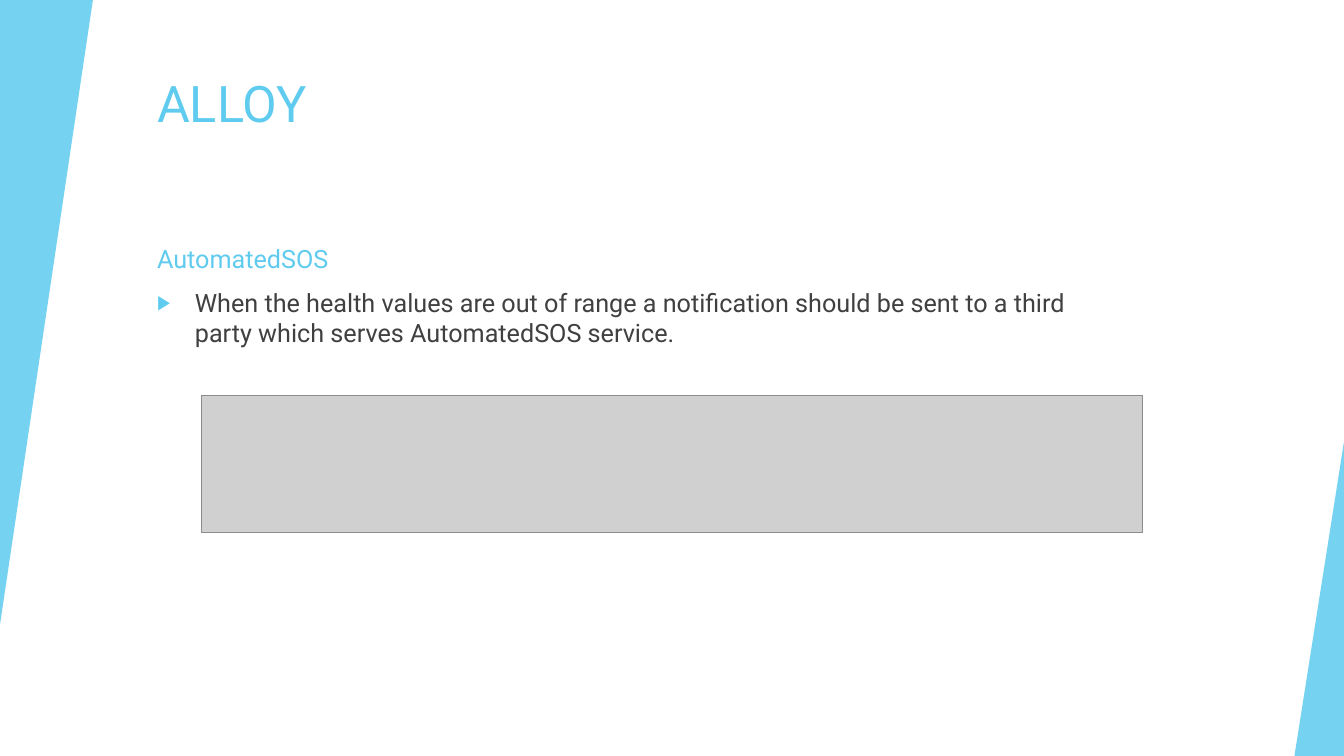
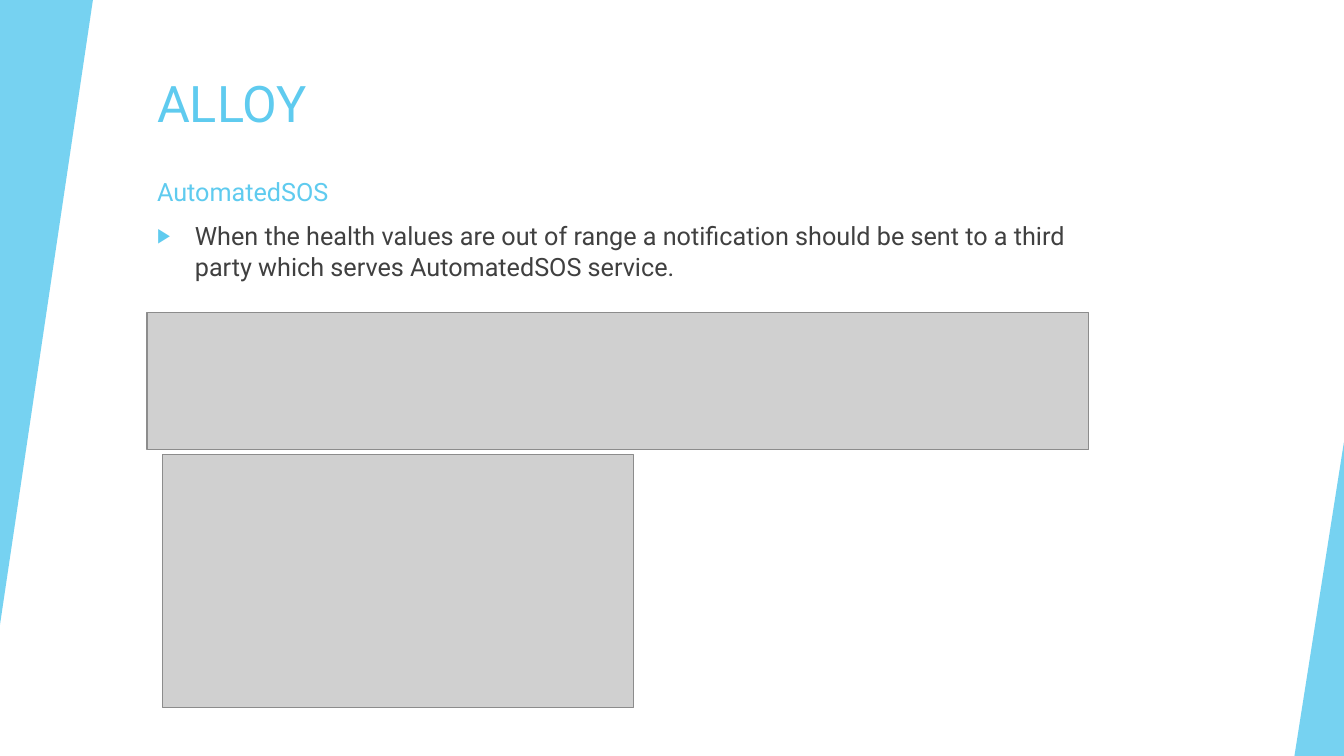
Before and after one commit to talipturkmen/GunayTastiTurkmen, a slide deck: slide 12 of Design-Process/software_v2.pptx. Drawn at 1344x756 pixels with LibreOffice and Linux fonts; fonts in the diff are those of the drawing; grey boxes stand for pictures. Boxes give left, top, right and bottom in pixels: in the first picture for what was removed or moved away, otherwise in the second. Text is boxed around its words. In the diff, an @@ line names an element or a change of style, - is before the commit and + after.

```diff
--- a/Design-Process/software_v2.pptx
+++ b/Design-Process/software_v2.pptx
@@ text "AutomatedSOS": place and size @@
-text "AutomatedSOS" at box(157, 249, 1065, 348)
+text "AutomatedSOS" at box(157, 182, 1065, 282)
@@ picture: place and size @@
-picture at box(201, 395, 1142, 532)
+picture at box(147, 313, 1089, 450)
@@ picture added at box(163, 455, 634, 708) @@
```
Also in this commit, not shown: 1 other slide changed, 1 slide added.
